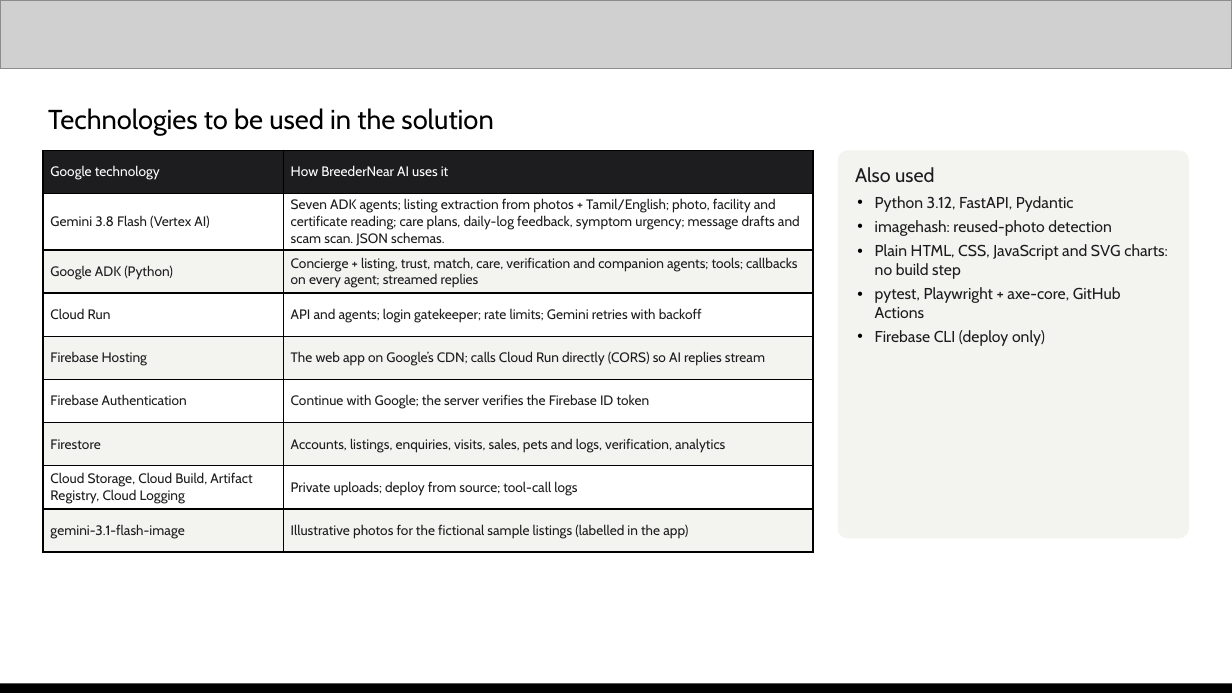
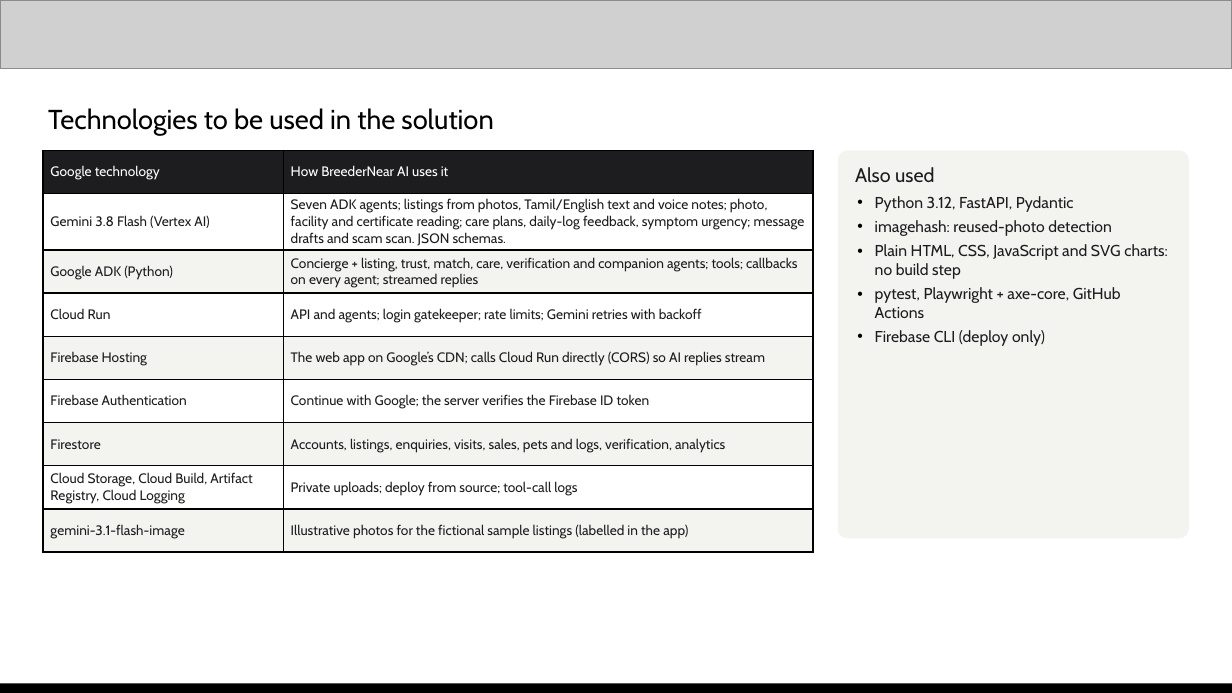
Before and after one commit to sudarsan-22/breedernear-ai, a slide deck: slide 9 of docs/submission/BreederNear-AI-deck.pptx. Drawn at 1232x693 pixels with LibreOffice and Linux fonts; fonts in the diff are those of the drawing; grey boxes stand for pictures. Boxes give left, top, right and bottom in pixels: in the first picture for what was removed or moved away, otherwise in the second. Text is boxed around its words. In the diff, an @@ line names an element or a change of style, - is before the commit and + after.

```diff
--- a/docs/submission/BreederNear-AI-deck.pptx
+++ b/docs/submission/BreederNear-AI-deck.pptx
@@ table at (43,150,813,543) @@
-row 2, column 2: Seven ADK agents; listing extraction from photos + Tamil/English; photo, facility and certificate reading; care plans, daily-log feedback, symptom urgency; message drafts and scam scan. JSON schemas.
+row 2, column 2: Seven ADK agents; listings from photos, Tamil/English text and voice notes; photo, facility and certificate reading; care plans, daily-log feedback, symptom urgency; message drafts and scam scan. JSON schemas.
```
Also in this commit, not shown: 2 other slides changed, 1 slide added, 2 other files.
